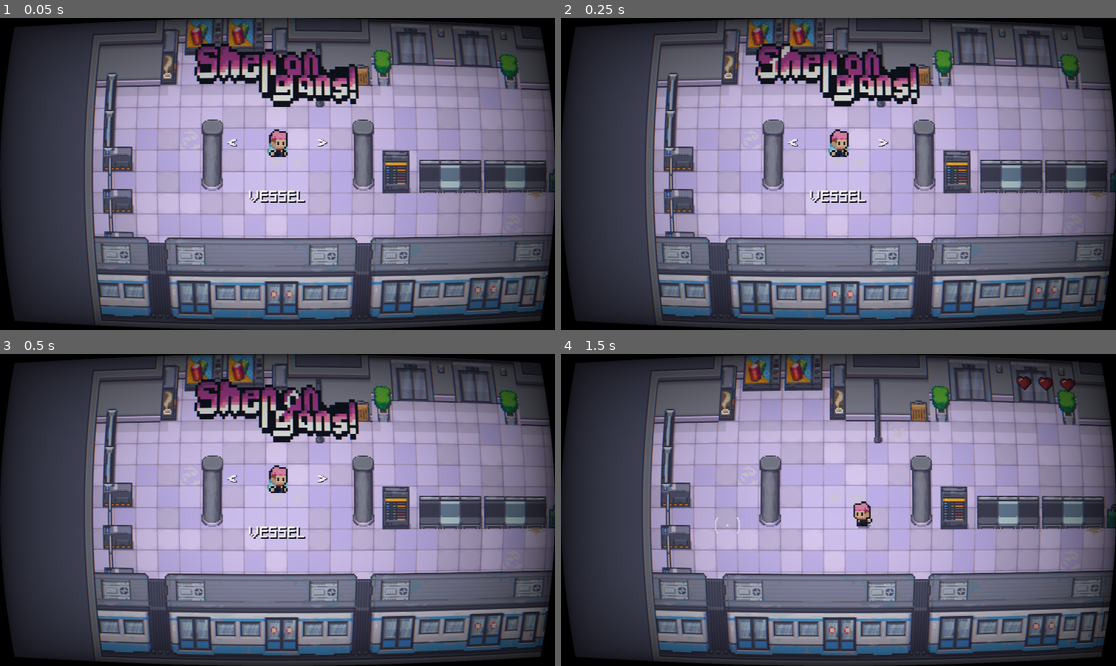
Above: before the commit, frames 1-4 (two rows, left to right).
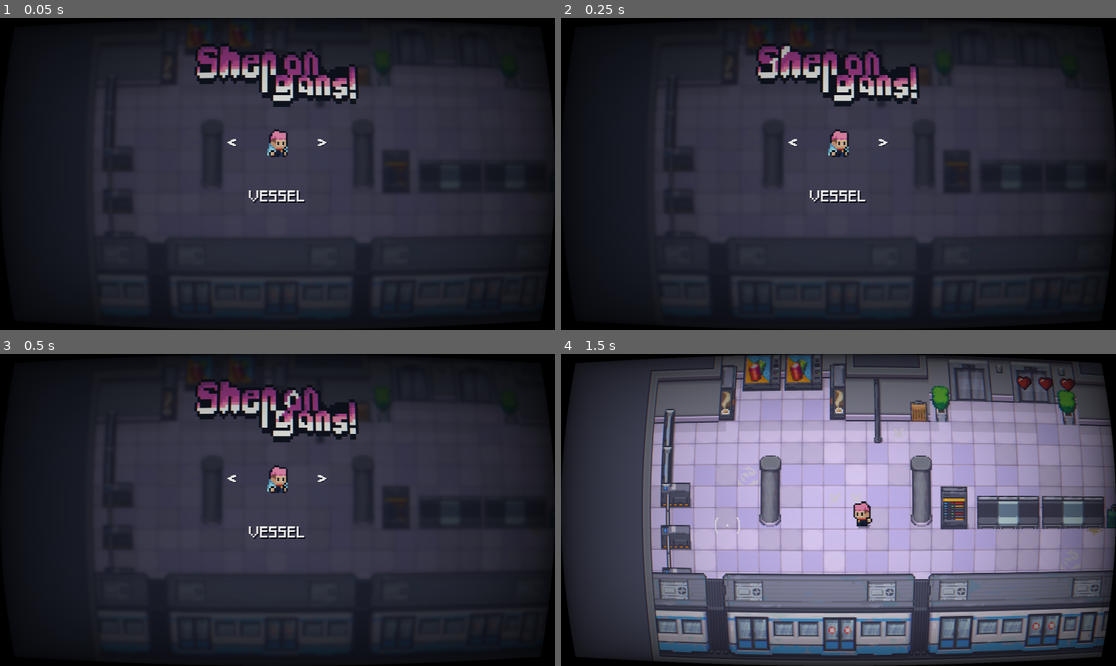
Above: after the commit, the same moments.

Repository: karsrc/5henanigans
Game: Godot game, scene res://main.tscn
The game is run twice, just before and just after one commit, with the same random seed, the same clock (stepped at 60 frames per second) and the same inputs. The engine's default icon, where the game draws it, is replaced by a stand-in: a white triangle on a blue panel in a dark square.
Inputs (mouse positions are in pixels of both pictures, inside the frame that each line leads up to):
- Up to frame 1 (0.05 s): no input
- Up to frame 2 (0.25 s): no input
- Up to frame 3 (0.5 s): no input
- Up to frame 4 (1.5 s): tap Enter (ui_accept) at 0.5, 0.77 s; move the mouse to (960, 494) at 0.52 s; press the mouse at (960, 494) at 0.53 s; hold D (move_right) 0.53-1.28 s; move the mouse to (727, 525) at 1.27 s; release the mouse at (727, 525) at 1.28 s; hold S (move_down) from 1.28 s (still down); tap R (special_r) at 1.35 s

The runs differ from the first frame. In frame 1, 84% of the frame differs, in the area x 1-100%, y 0-100%; in frame 2, 84%; in frame 3, 84%; in frame 4, nothing differs.

Commit message:
Main Menu Implementation #4
Added a shader, will tweak it more.

Diff:
--- a/main.gd
+++ b/main.gd
@@ -20,10 +20,8 @@
 var is_logo_resting = false
 
 func _ready():
-	var crosshair_texture = load("res://graphics3/player/crosshair.png")
-	Input.set_custom_mouse_cursor(crosshair_texture, Input.CURSOR_ARROW, Vector2(16, 16))
+	Input.set_custom_mouse_cursor(null)
 	Input.mouse_mode = Input.MOUSE_MODE_VISIBLE
-
 	if is_instance_valid(bg_void):
 		var blur_shader = Shader.new()
 		blur_shader.code = """
@@ -31,27 +29,24 @@
 		uniform sampler2D screen_texture : hint_screen_texture, filter_linear_mipmap;
 		void fragment() {
 			vec4 blurred = textureLod(screen_texture, SCREEN_UV, 2.5);
-			vec4 dark_tint = vec4(0.063, 0.078, 0.122, 1.0);
+			vec4 dark_tint = vec4(0.063, 0.078, 0.122, 1.0); // Your palette navy
 			COLOR = mix(blurred, dark_tint, 0.75);
 		}
 		"""
 		var blur_mat = ShaderMaterial.new()
 		blur_mat.shader = blur_shader
 		bg_void.material = blur_mat
-
 	if is_instance_valid(player):
 		player.process_mode = Node.PROCESS_MODE_DISABLED
 		player.hide()
 	if is_instance_valid(spawner): spawner.process_mode = Node.PROCESS_MODE_DISABLED
 	if is_instance_valid(gameplay_hud): gameplay_hud.hide()
-
 	if is_instance_valid(play_button): play_button.pressed.connect(_on_play_pressed)
 	if is_instance_valid(left_btn): left_btn.pressed.connect(func(): cycle_character(-1))
 	if is_instance_valid(right_btn): right_btn.pressed.connect(func(): cycle_character(1))
 
 	update_character_display()
 	start_flashing_play_text()
-
 	if is_instance_valid(logo_sprite):
 		if logo_sprite.sprite_frames != null and logo_sprite.sprite_frames.has_animation("default"):
 			logo_sprite.sprite_frames.set_animation_loop("default", false)
@@ -92,15 +87,14 @@
 
 func update_character_display():
 	char_name_label.text = roster[current_idx]
-	if roster[current_idx] == "THE KING OF CURSES":
-		char_sprite.self_modulate = Color.WHITE
-	else:
-		char_sprite.self_modulate = Color.WHITE
 
 	if is_instance_valid(char_sprite):
-		if char_sprite.sprite_frames != null and char_sprite.sprite_frames.has_animation("right"):
-			char_sprite.sprite_frames.set_animation_loop("right", true)
-		char_sprite.play("right")
+		char_sprite.stop()
+		char_sprite.frame = 0
+		if roster[current_idx] == "THE KING OF CURSES":
+			char_sprite.self_modulate = Color(100, 100, 100, 1)
+		else:
+			char_sprite.self_modulate = Color(1, 1, 1, 1)
 
 func _on_logo_finished():
 	logo_sprite.stop()
--- a/main.tscn
+++ b/main.tscn
@@ -548,6 +548,13 @@
 [node name="MainMenuLayer" type="CanvasLayer" parent="." unique_id=11596037]
 layer = 90
 
+[node name="BackgroundVoid" type="ColorRect" parent="MainMenuLayer" unique_id=1859914058]
+anchors_preset = 15
+anchor_right = 1.0
+anchor_bottom = 1.0
+grow_horizontal = 2
+grow_vertical = 2
+
 [node name="LogoSprite" type="AnimatedSprite2D" parent="MainMenuLayer" unique_id=323841101]
 position = Vector2(965, 187)
 scale = Vector2(10, 10)
